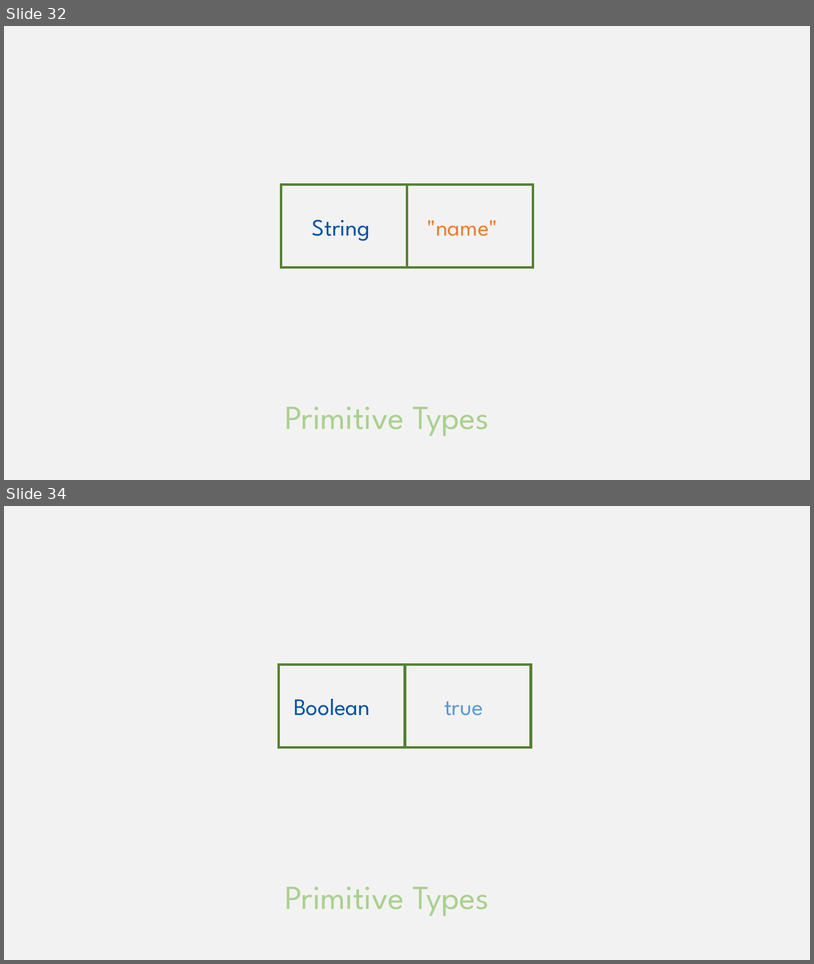
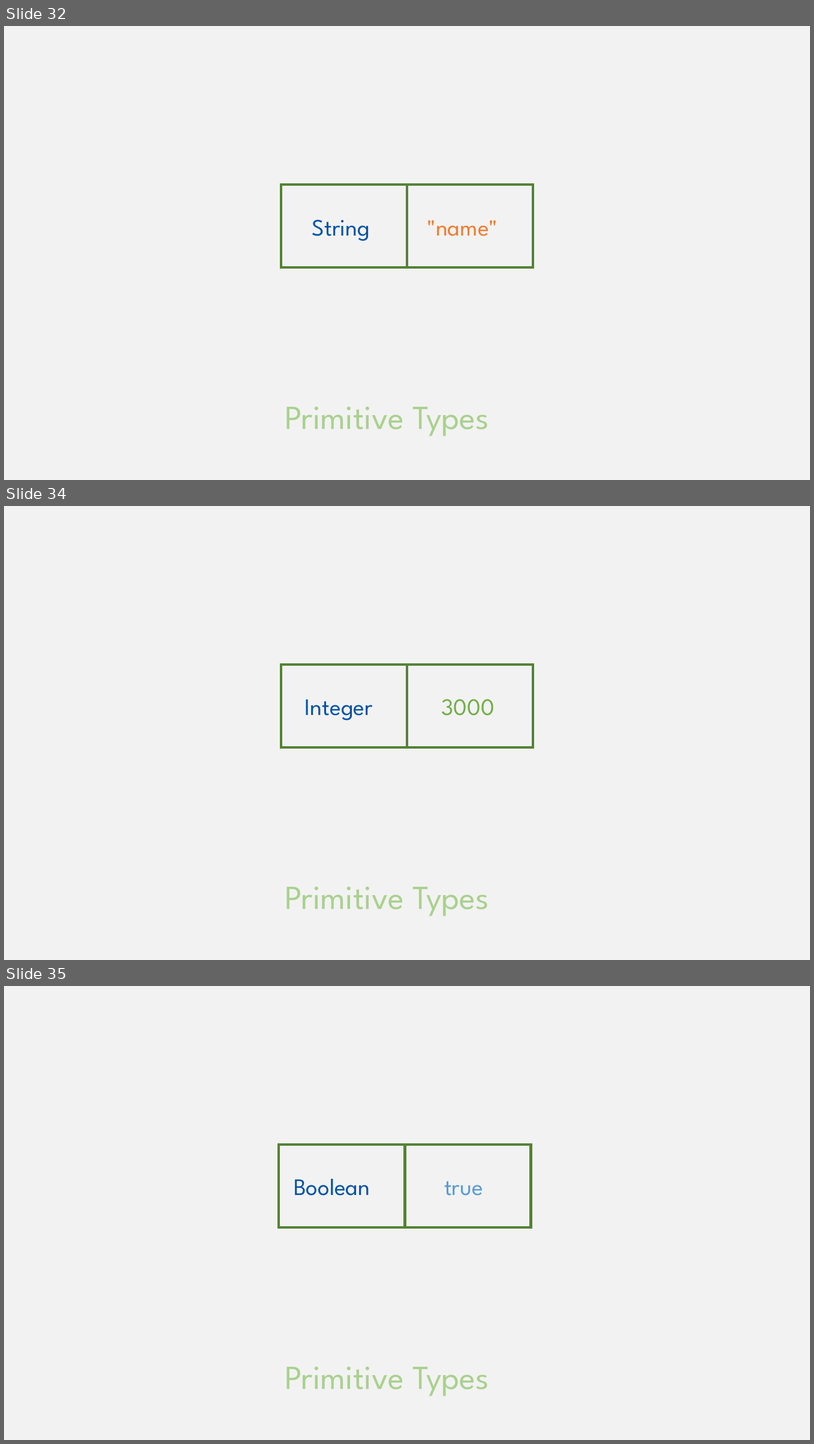
Before and after one commit to w3c/wot-cg, a slide deck: Tutorials/whatiswot/3-JSON/3.JSON.pptx. Shown one above the other, each under a label of ours: slides 32 and 34 before the commit, slides 32, 34 and 35 after it; the slides between them are not shown. The pictures are 814x964 and 814x1444 pixels, drawn with LibreOffice and Linux fonts; fonts in the diff are those of the drawing. Boxes give left, top, right and bottom in pixels: in the first picture for what was removed or moved away, otherwise in the second. Text is boxed around its words. In the diff, an @@ line names an element or a change of style, - is before the commit and + after.

```diff
--- a/Tutorials/whatiswot/3-JSON/3.JSON.pptx
+++ b/Tutorials/whatiswot/3-JSON/3.JSON.pptx
@@ slide 34 added at (4, 506, 810, 960), background #F2F2F2 @@
@@ group added at (281, 664, 533, 747): 2 texts, 1 rectangle, 1 line @@
+Integer
+3000
@@ text added at (285, 886, 489, 916), 40 pt, text #A9D18E @@
+Primitive Types
@@ what was slide 34 is now slide 35 @@
```
Also in this commit, not shown: 5 slides changed, 1 other slide added, 3 other files.
